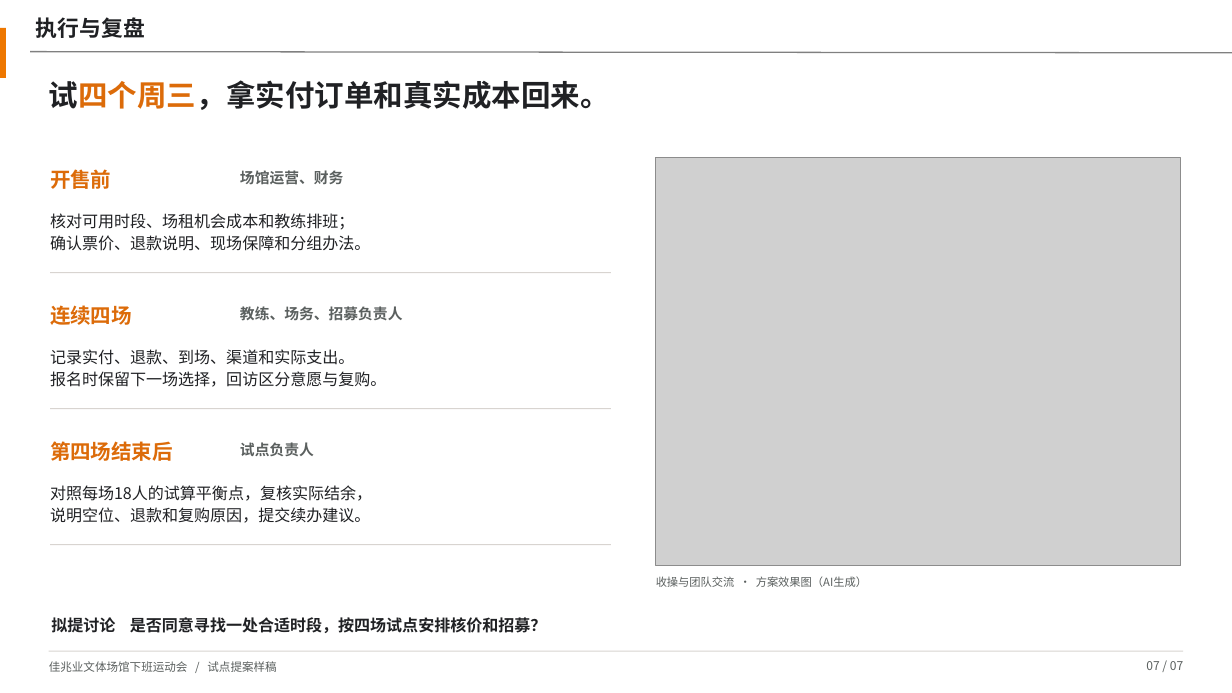
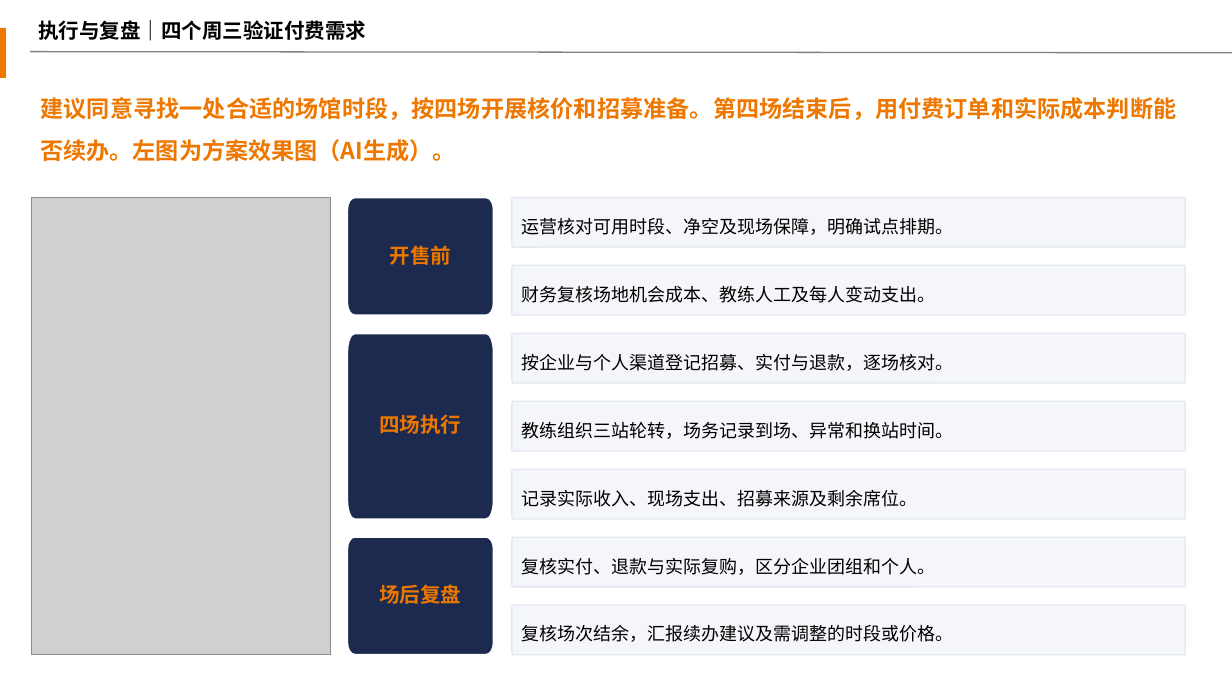
Before and after one commit to 2503668375-boop/kaisa-ppt-skill, a slide deck: slide 7 of demo/after-work-games.pptx. Drawn at 1232x693 pixels with LibreOffice and Linux fonts; fonts in the diff are those of the drawing; grey boxes stand for pictures; background and template pictures are left out. Boxes give left, top, right and bottom in pixels: in the first picture for what was removed or moved away, otherwise in the second. Text is boxed around its words. In the diff, an @@ line names an element or a change of style, - is before the commit and + after.

```diff
--- a/demo/after-work-games.pptx
+++ b/demo/after-work-games.pptx
@@ text at <box>38,20,366,41</box>: text changed; size 17 to 16 pt; text colour #202124 to #000000 @@
-执行与复盘
+执行与复盘｜四个周三验证付费需求
@@ text removed at <box>49,80,610,110</box> @@
-试四个周三，拿实付订单和真实成本回来。
@@ text added at <box>40,97,1176,161</box>, 18 pt, text #EE7700, bold @@
+建议同意寻找一处合适的场馆时段，按四场开展核价和招募准备。第四场结束后，用付费订单和实际成本判断能否续办。左图为方案效果图（AI生成）。
@@ text removed at <box>50,169,111,189</box> @@
-开售前
@@ text removed at <box>240,170,343,185</box> @@
-场馆运营、财务
@@ picture: place and size @@
-picture at <box>656,158,1181,567</box>
+picture at <box>31,198,331,655</box>
@@ freeform shape added at <box>348,198,494,315</box>, fill #1B2A4E, outline #FFFFFF 1 pt, 16 pt, text #EE7700, bold @@
+开售前
@@ rounded rectangle added at <box>512,198,1186,248</box>, fill #F4F6F9, outline #E2E8F0 1 pt, 14 pt, text #000000 @@
+运营核对可用时段、净空及现场保障，明确试点排期。
@@ text removed at <box>50,213,370,251</box> @@
-核对可用时段、场租机会成本和教练排班；
-确认票价、退款说明、现场保障和分组办法。
@@ rounded rectangle added at <box>512,265,1186,315</box>, fill #F4F6F9, outline #E2E8F0 1 pt, 14 pt, text #000000 @@
+财务复核场地机会成本、教练人工及每人变动支出。
@@ rectangle removed at <box>50,272,611,273</box> @@
@@ text removed at <box>50,305,132,325</box> @@
-连续四场
@@ text removed at <box>240,306,403,321</box> @@
-教练、场务、招募负责人
@@ text removed at <box>50,349,386,387</box> @@
-记录实付、退款、到场、渠道和实际支出。
-报名时保留下一场选择，回访区分意愿与复购。
@@ freeform shape added at <box>348,334,494,519</box>, fill #1B2A4E, outline #FFFFFF 1 pt, 16 pt, text #EE7700, bold @@
+四场执行
@@ rounded rectangle added at <box>512,334,1186,384</box>, fill #F4F6F9, outline #E2E8F0 1 pt, 14 pt, text #000000 @@
+按企业与个人渠道登记招募、实付与退款，逐场核对。
@@ rectangle removed at <box>50,409,611,409</box> @@
@@ rounded rectangle added at <box>512,401,1186,451</box>, fill #F4F6F9, outline #E2E8F0 1 pt, 14 pt, text #000000 @@
+教练组织三站轮转，场务记录到场、异常和换站时间。
@@ text removed at <box>50,441,173,461</box> @@
-第四场结束后
@@ text removed at <box>240,442,314,456</box> @@
-试点负责人
@@ rounded rectangle added at <box>512,470,1186,519</box>, fill #F4F6F9, outline #E2E8F0 1 pt, 14 pt, text #000000 @@
+记录实际收入、现场支出、招募来源及剩余席位。
@@ text removed at <box>50,485,372,523</box> @@
-对照每场18人的试算平衡点，复核实际结余，
-说明空位、退款和复购原因，提交续办建议。
@@ freeform shape added at <box>348,537,494,654</box>, fill #1B2A4E, outline #FFFFFF 1 pt, 16 pt, text #EE7700, bold @@
+场后复盘
@@ rounded rectangle added at <box>512,537,1186,587</box>, fill #F4F6F9, outline #E2E8F0 1 pt, 14 pt, text #000000 @@
+复核实付、退款与实际复购，区分企业团组和个人。
@@ rectangle removed at <box>50,544,611,545</box> @@
@@ text removed at <box>656,576,867,587</box> @@
-收操与团队交流 · 方案效果图（AI生成）
@@ text removed at <box>51,617,547,633</box> @@
-拟提讨论 是否同意寻找一处合适时段，按四场试点安排核价和招募？
@@ rounded rectangle added at <box>512,605,1186,655</box>, fill #F4F6F9, outline #E2E8F0 1 pt, 14 pt, text #000000 @@
+复核场次结余，汇报续办建议及需调整的时段或价格。
@@ rectangle removed at <box>49,651,1184,652</box> @@
@@ text removed at <box>49,661,276,672</box> @@
-佳兆业文体场馆下班运动会 / 试点提案样稿
@@ text removed at <box>1146,661,1183,670</box> @@
-07 / 07
```
Also in this commit, not shown: 4 other slides changed, 2 slides added, 2 slides removed, 13 other files.
